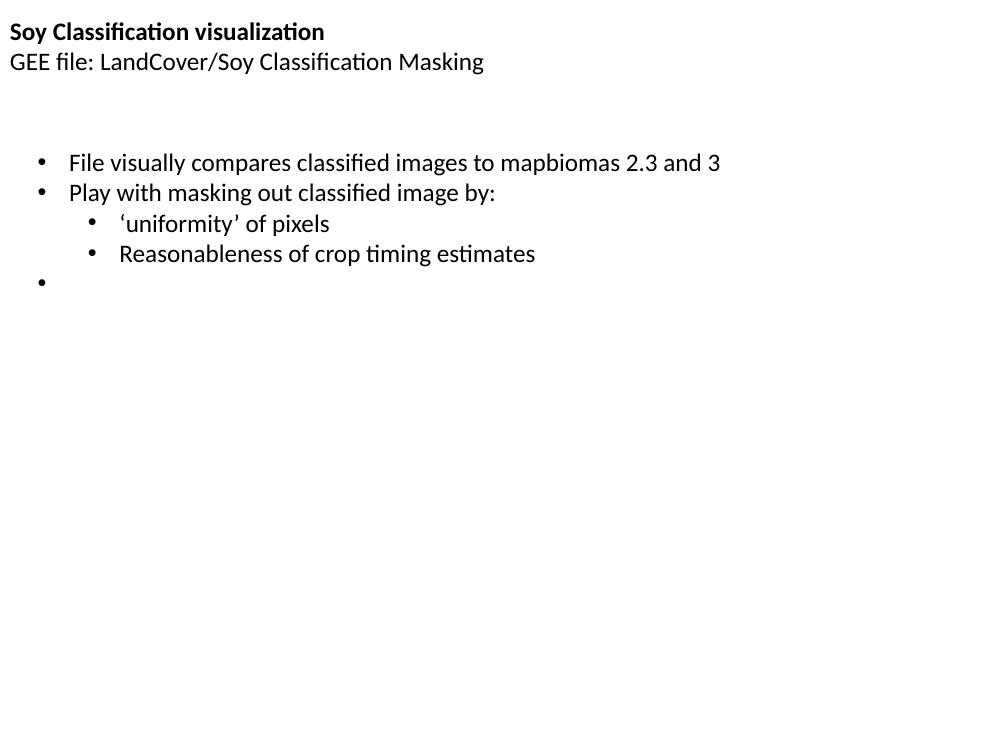
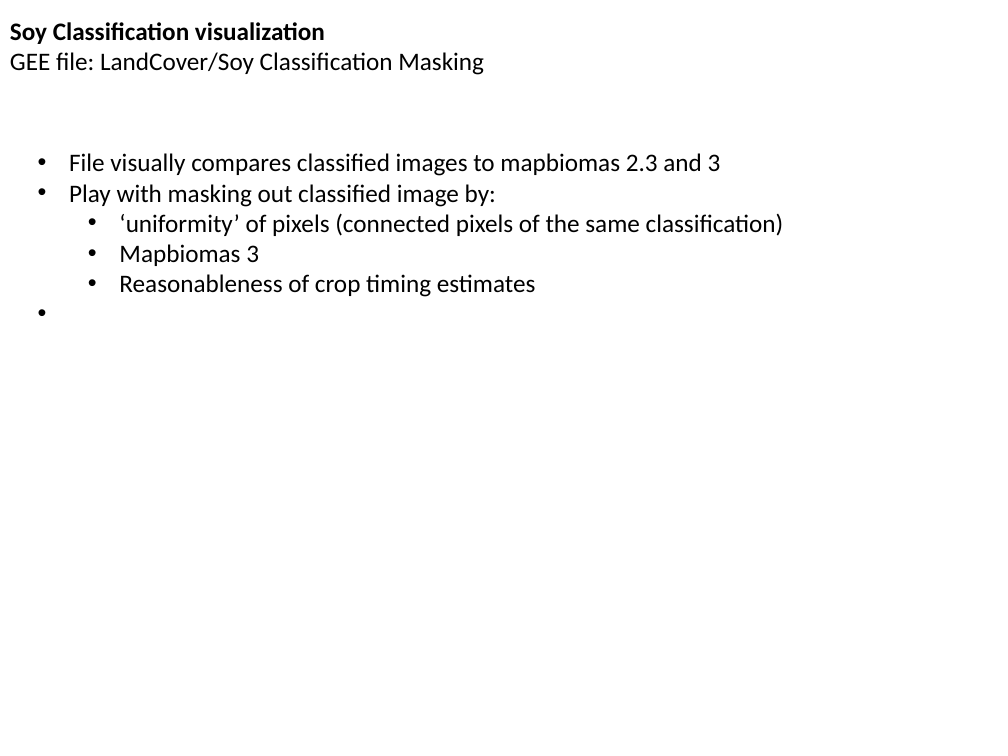
Before and after one commit to minghui-zhang/Meeting, a slide deck: slide 8 of January 19 2019.pptx. Drawn at 1008x756 pixels with LibreOffice and Linux fonts; fonts in the diff are those of the drawing. Boxes give left, top, right and bottom in pixels: in the first picture for what was removed or moved away, otherwise in the second. Text is boxed around its words. In the diff, an @@ line names an element or a change of style, - is before the commit and + after.

```diff
--- a/January 19 2019.pptx
+++ b/January 19 2019.pptx
@@ text at (119, 213, 784, 266): text changed @@
-  • ‘uniformity’ of pixels
+  • ‘uniformity’ of pixels (connected pixels of the same classification)
+  • Mapbiomas 3
```
Also in this commit, not shown: 2 other slides changed.
